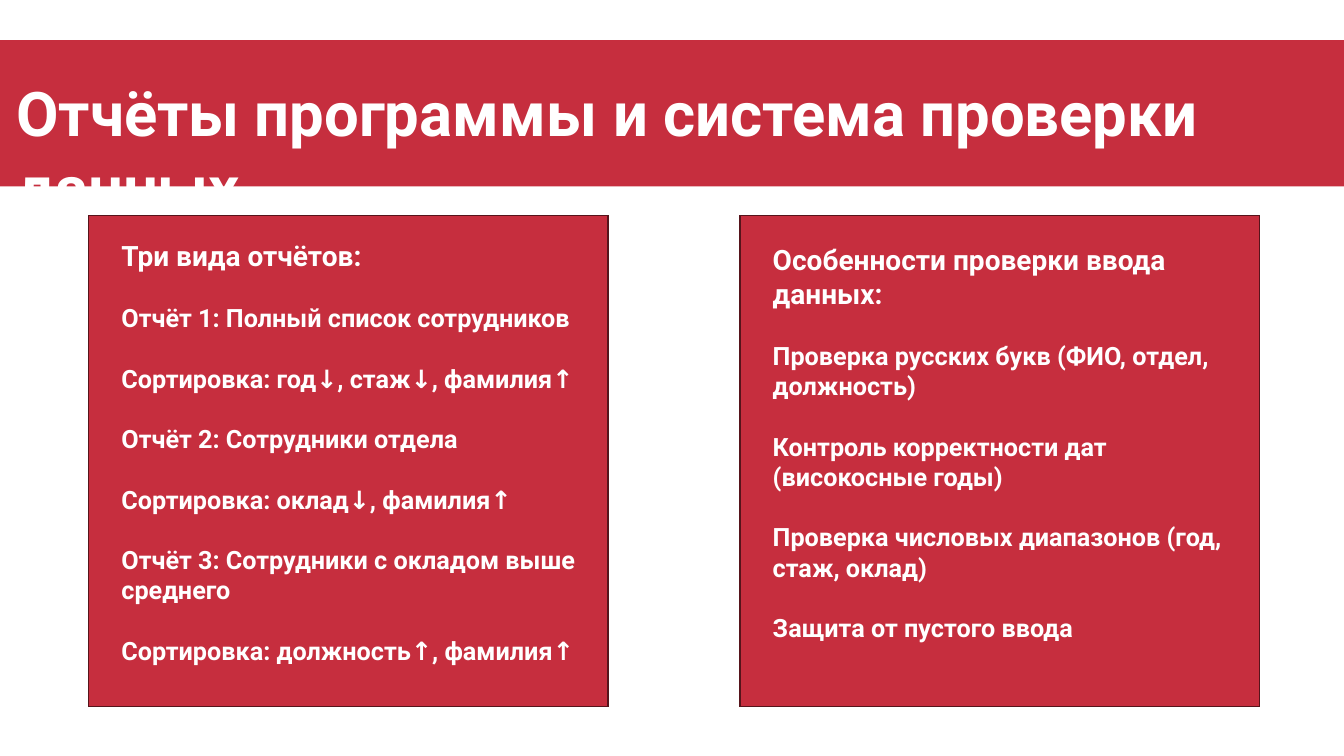
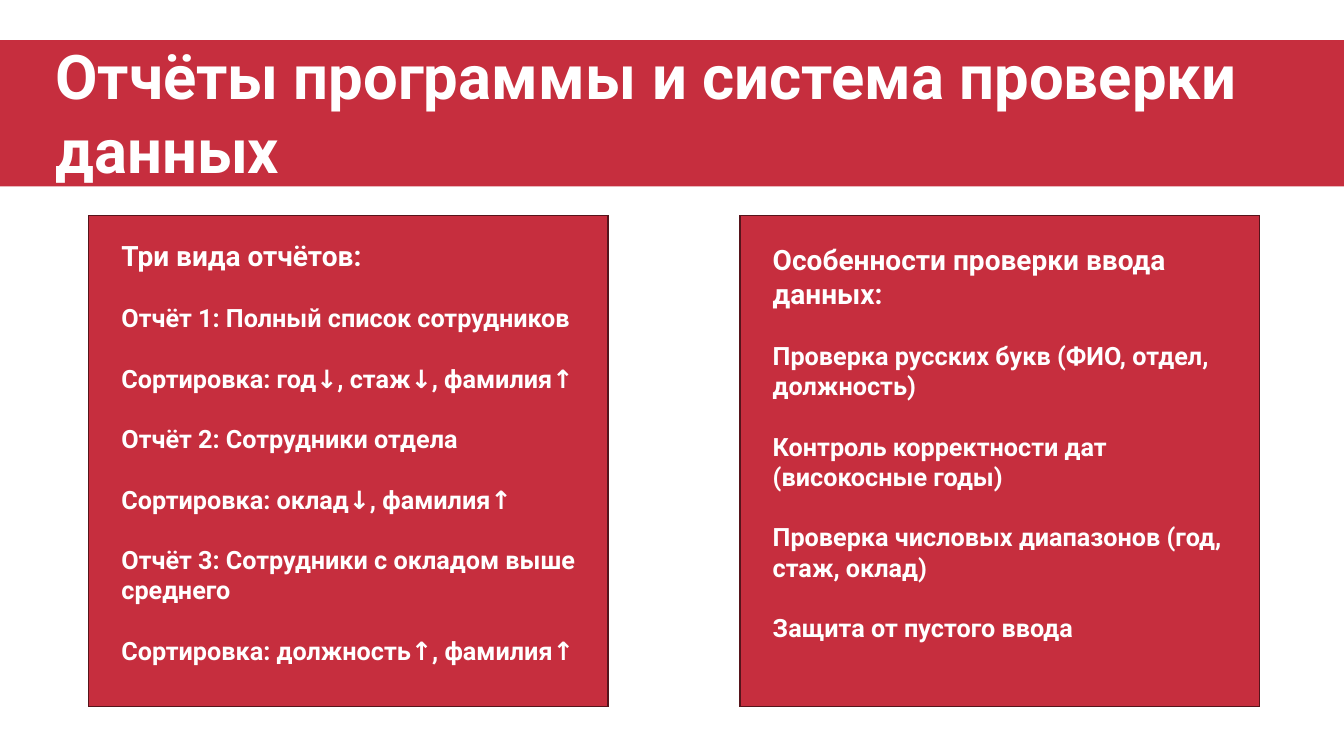
Before and after one commit to nashua43/Ychet_sotrudnikov, a slide deck: slide 6 of Презентация Витухина.pptx. Drawn at 1344x756 pixels with LibreOffice and Linux fonts; fonts in the diff are those of the drawing. Boxes give left, top, right and bottom in pixels: in the first picture for what was removed or moved away, otherwise in the second. Text is boxed around its words. In the diff, an @@ line names an element or a change of style, - is before the commit and + after.

```diff
--- a/Презентация Витухина.pptx
+++ b/Презентация Витухина.pptx
@@ text "Отчёты программы и система проверки ...": place and size @@
-text "Отчёты программы и система проверки ..." at [16, 91, 1198, 225]
+text "Отчёты программы и система проверки ..." at [55, 54, 1237, 188]
```
Also in this commit, not shown: 1 other slide changed, 2 slides added, 1 slide removed.
